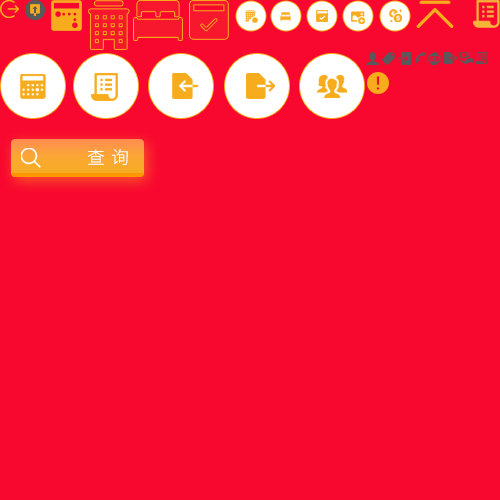
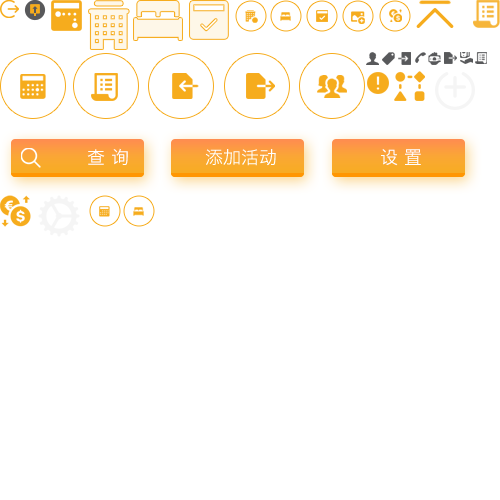
Before/after of a 500x500 layered artwork. What changed in the layer stack:
added layer "161*66" (1st of 3) above "161*66" over [160, 129, 321, 195]
added layer "161*66" (2nd of 3) above "32*32" over [321, 129, 482, 195]
added layer "32*32" (1st of 3) above "32*32" over [123, 195, 155, 227]
added layer "32*32" (2nd of 3) above "42*42" over [89, 195, 121, 227]
added layer "42*42" above "31*32" over [38, 195, 80, 237]
added layer "31*32" above "40*38" over [0, 195, 31, 227]
added layer "40*38" above "31*30" over [435, 72, 475, 110]
added layer "31*30" above "22*22" over [394, 71, 425, 101]
hid "图层 0" over [0, 0, 500, 500]
